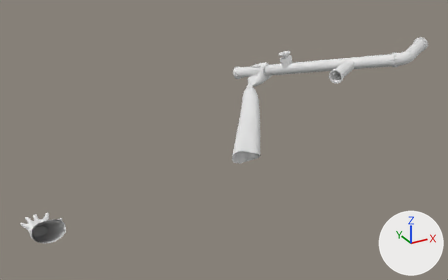
An edit to the FBX model Broken Dreams/Assets/3D Models/Weapons/SteelPipe/pipehands.fbx, drawn before and after from the same camera.
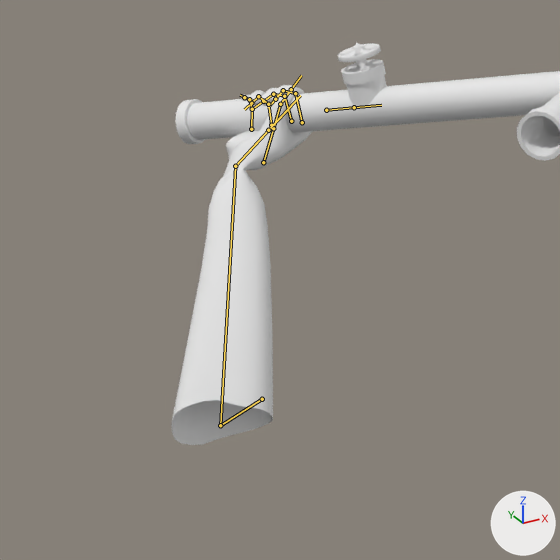
There are two pictures of each version: one whole from a 50 mm camera at (-28.5, -92.6, 55.1) aimed at (16.1, -11.5, 14.5), one close up on the part from 41% to 76% of the width and 14% to 70% of the height. Lighting does not change. The marker at lower right points along +X, +Y and +Z. Both versions are drawn at frame 223 of the action 'handsrig|handsrigAction'; the numbers are the values there. The bones that bend it are drawn over the model as lines in the close-ups.

Objects in the first close-up: 'Cube', 'SteelPipe.001'.
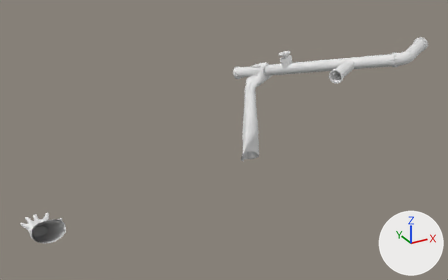
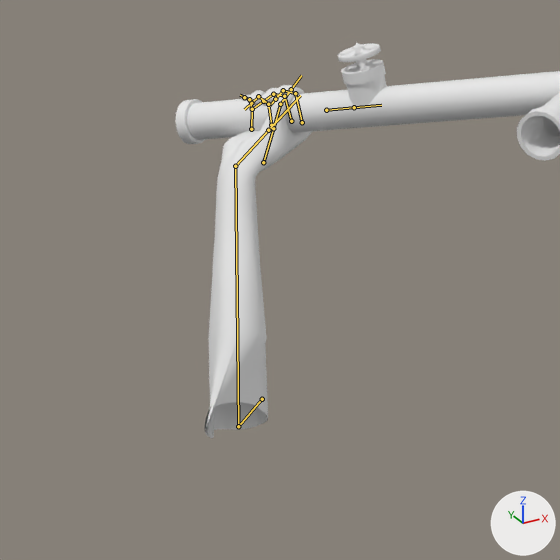
Scene script edits in JSON lines:
```json
{"block": "bone_forearm_l", "where": "bone_forearm_l = bpy.data.objects['handsrig'].pose.bones['forearm.L']"}
{"op": "set", "path": "bone_forearm_l.rotation_quaternion", "old": "(0.974, 0.112, 0.037, -0.194)", "new": "(0.963, 0.121, 0.116, -0.21)", "note": "degrees (12, 7, -22) -> degrees (11, 16, -23)"}
{"block": "bone_forearm_l_001", "where": "bone_forearm_l_001 = bpy.data.objects['handsrig'].pose.bones['forearm.L.001']  # child of 'forearm.L'"}
{"op": "set", "path": "bone_forearm_l_001.rotation_quaternion", "old": "(0.833, 0.523, -0.004, -0.179)", "new": "(0.585, 0.412, 0.599, 0.36)", "note": "degrees (63, 10, -18) -> degrees (94, 24, 88)"}
{"block": "bone_hand_l", "where": "bone_hand_l = bpy.data.objects['handsrig'].pose.bones['hand.L']  # child of 'forearm.L.001'"}
{"op": "set", "path": "bone_hand_l.rotation_quaternion", "old": "(0.18, 0.116, 0.857, -0.469)", "new": "(0.842, 0.224, 0.463, -0.161)", "note": "degrees (57, 155, -2) -> degrees (26, 58, -7)"}
```

Location of each change, [x1, y1, x2, y2] in pixels of the close-ups (560 x 560 px):
```json
{"object": "Cube", "change": "posed", "before": [172, 85, 313, 445], "after": [205, 85, 313, 438]}
{"bone": "forearm.L", "before": "(262, 399) to (220, 425)", "after": "(262, 399) to (238, 426)"}
{"bone": "forearm.L.001", "before": "(220, 425) to (235, 166)", "after": "(238, 426) to (235, 166)"}
```
